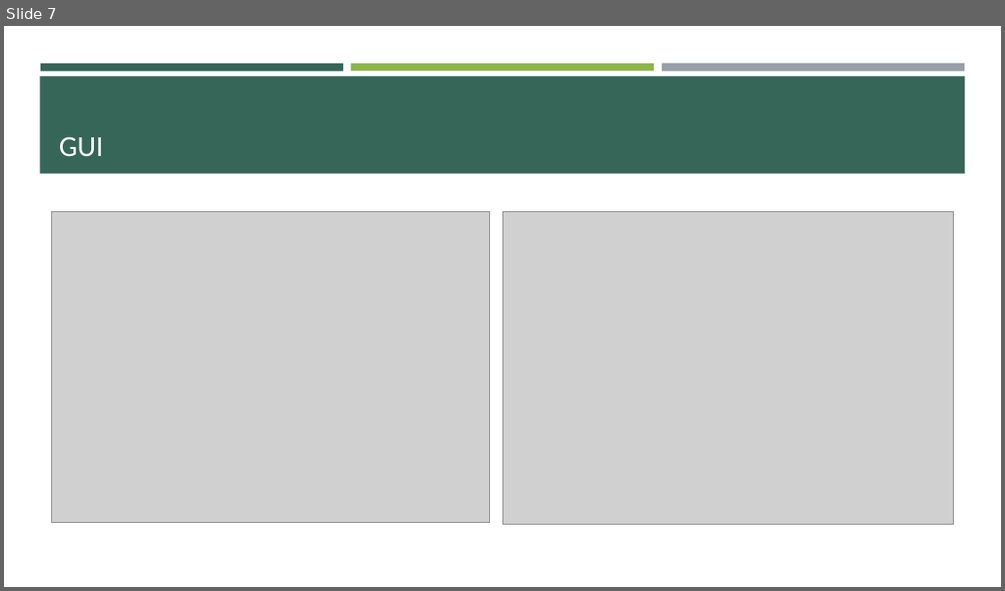
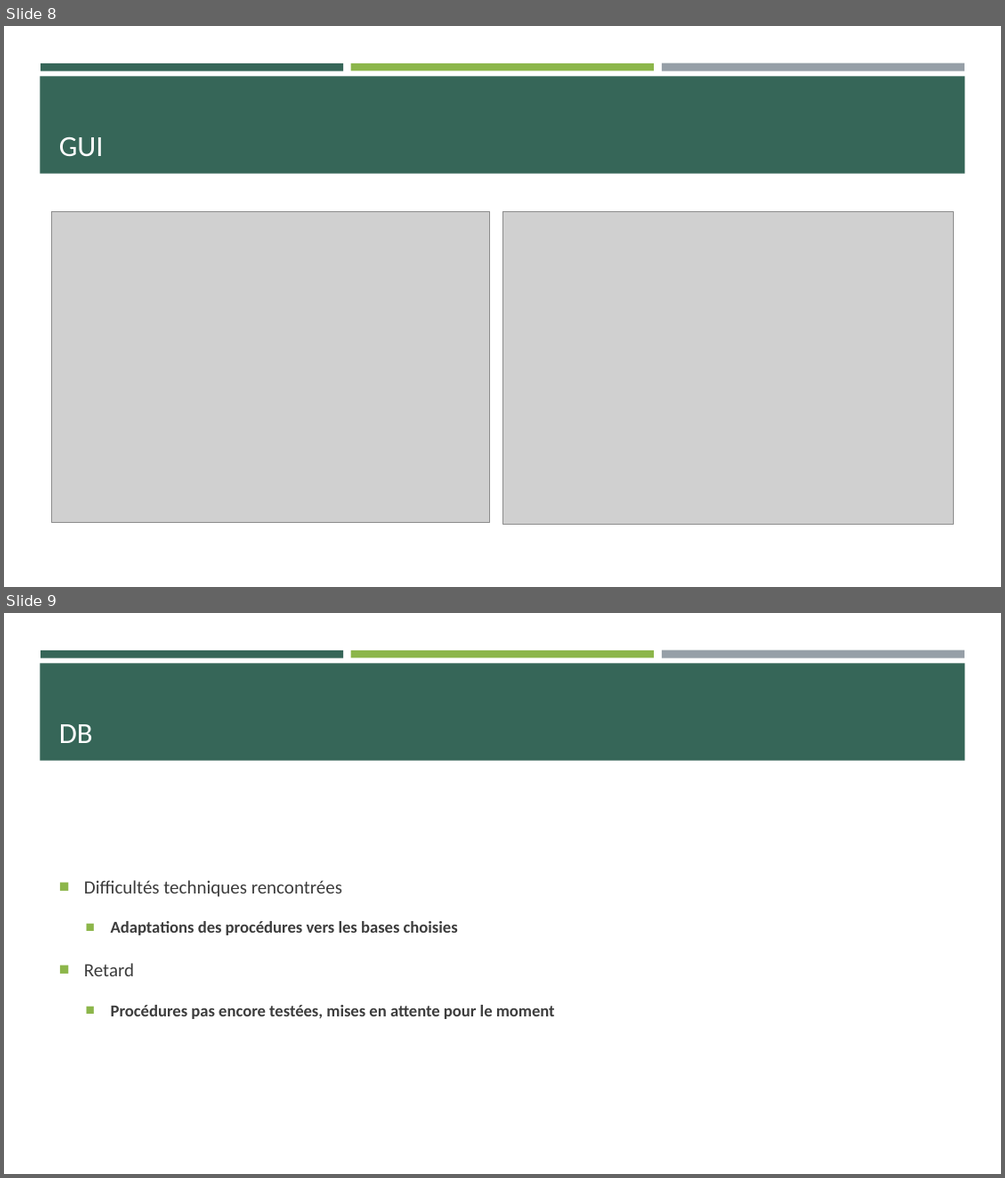
Before and after one commit to Angorance/HEIGVD_MoneyThoring, a slide deck: MoneyThoring.pptx. Shown one above the other, each under a label of ours: slide 7 before the commit, slides 8 and 9 after it. The pictures are 1005x591 and 1005x1178 pixels, drawn with LibreOffice and Linux fonts; fonts in the diff are those of the drawing; grey boxes stand for pictures. Boxes give left, top, right and bottom in pixels: in the first picture for what was removed or moved away, otherwise in the second. Text is boxed around its words. In the diff, an @@ line names an element or a change of style, - is before the commit and + after.

```diff
--- a/MoneyThoring.pptx
+++ b/MoneyThoring.pptx
@@ slide 9 added at [4, 613, 1001, 1174], background #FFFFFF; not listed: 4 template elements that a slide beside it also shows @@
@@ title added at [59, 724, 93, 743], 28 pt, text #FFFFFF @@
+DB
@@ text added at [84, 880, 555, 1019], 16 pt, text #3D3D3D, bold @@
+■ Difficultés techniques rencontrées
+  ■ Adaptations des procédures vers les bases choisies
+■ Retard
+  ■ Procédures pas encore testées, mises en attente pour le moment
@@ what was slide 7 is now slide 8 @@
```
Also in this commit, not shown: 3 slides changed, 5 other slides added, 3 slides removed.
